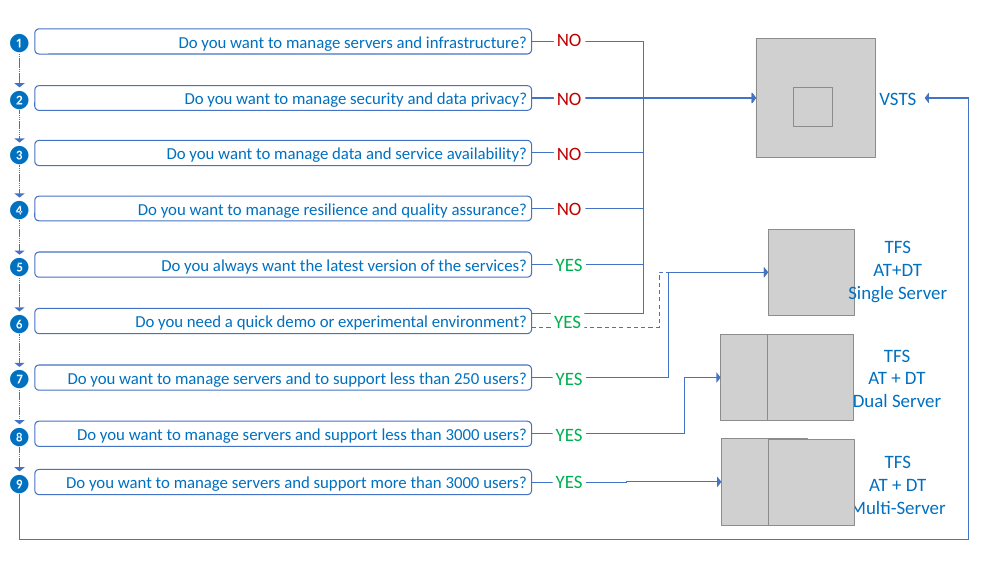
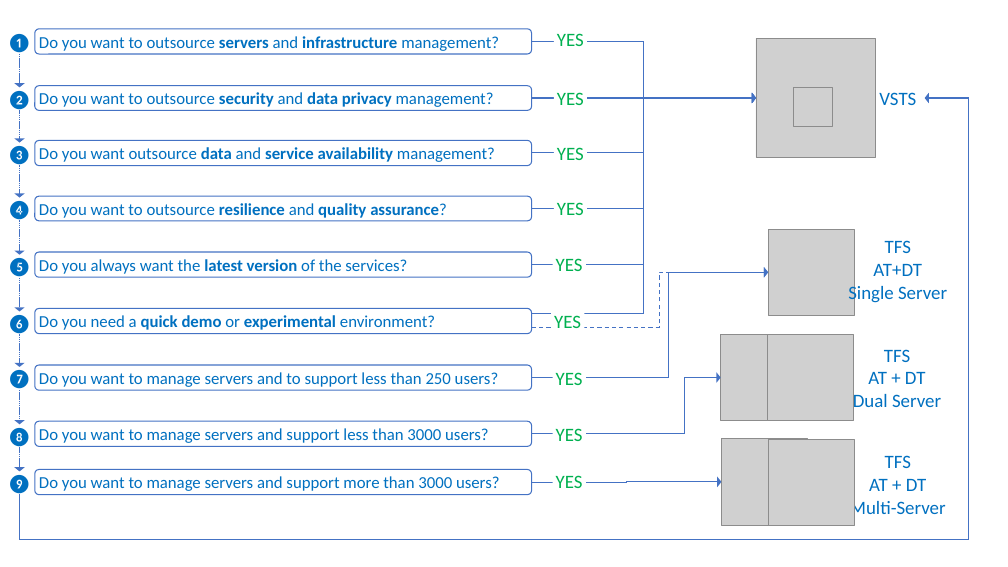
Before and after one commit to ALM-Rangers/Guidance, a slide deck: slide 4 of src/Planning/Illustrations.pptx. Drawn at 1008x567 pixels with LibreOffice and Linux fonts; fonts in the diff are those of the drawing; grey boxes stand for pictures. Boxes give left, top, right and bottom in pixels: in the first picture for what was removed or moved away, otherwise in the second. Text is boxed around its words. In the diff, an @@ line names an element or a change of style, - is before the commit and + after.

```diff
--- a/src/Planning/Illustrations.pptx
+++ b/src/Planning/Illustrations.pptx
@@ text in rounded rectangle at (39,36,499,51): text changed @@
-Do you want to manage servers and infrastructure?
+Do you want to outsource servers and infrastructure management?
@@ text at (557,33,584,46): text changed; text colour #C00000 to #00B050 @@
-NO
+YES
@@ text in rounded rectangle at (39,92,494,107): text changed @@
-Do you want to manage security and data privacy?
+Do you want to outsource security and data privacy management?
@@ text at (557,92,584,105): text changed; text colour #C00000 to #00B050 @@
-NO
+YES
@@ text in rounded rectangle at (39,147,495,162): text changed @@
-Do you want to manage data and service availability?
+Do you want outsource data and service availability management?
@@ text at (557,147,584,160): text changed; text colour #C00000 to #00B050 @@
-NO
+YES
@@ text in rounded rectangle at (39,203,447,218): text changed; bold on @@
-Do you want to manage resilience and quality assurance?
+Do you want to outsource resilience and quality assurance?
@@ text at (557,202,584,215): text changed; text colour #C00000 to #00B050 @@
-NO
+YES
@@ rounded rectangle "Do you always want the ..." at (35,252,532,277): bold on in "latest version"; alignment right to left @@
@@ rounded rectangle "Do you need a quick ..." at (35,309,532,333): bold on in "quick demo experimental"; alignment right to left @@
@@ alignment right to left in 3 elements at (35,365,532,390), (35,421,532,446), (35,470,532,495) @@
```
Also in this commit, not shown: 2 other files.
